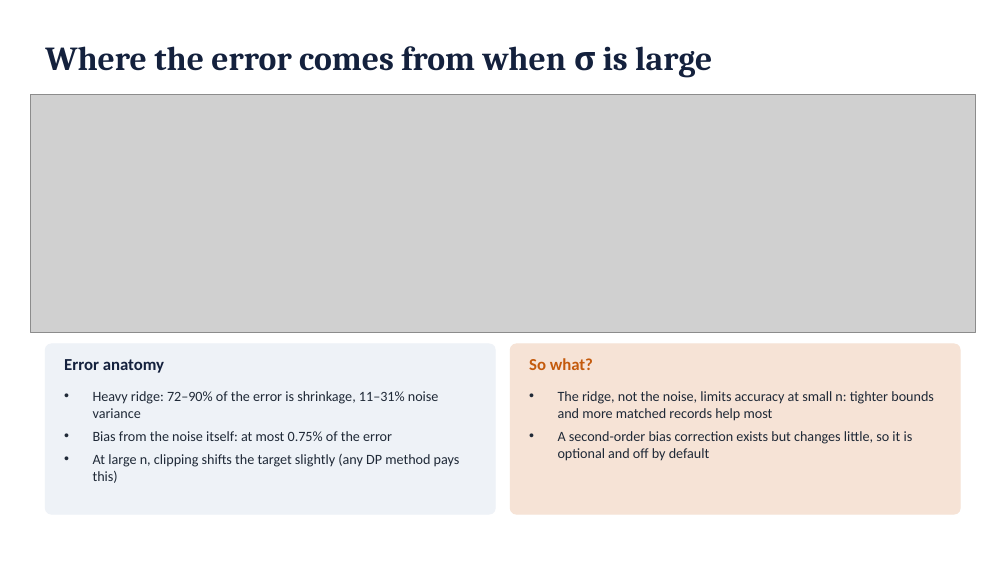
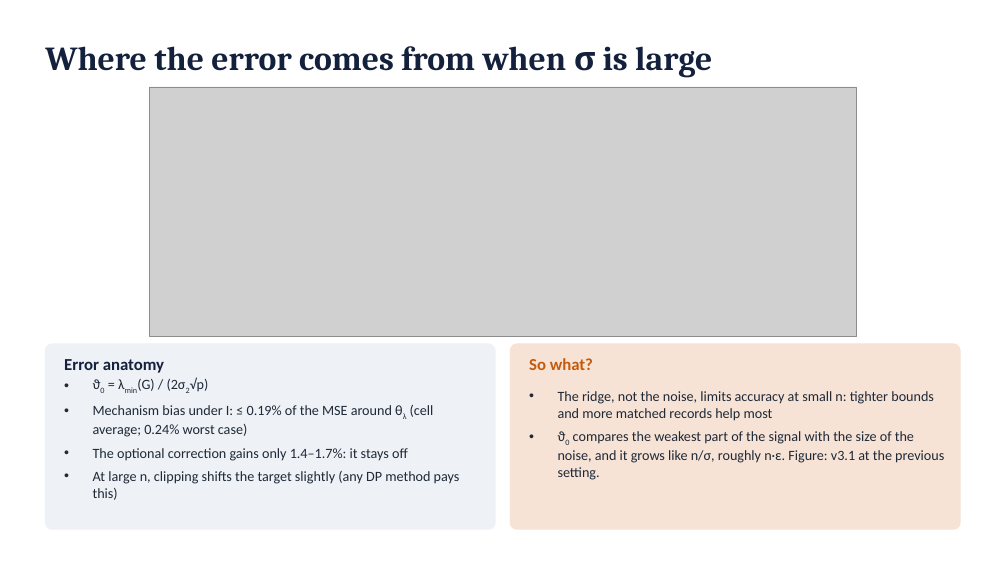
Before and after one commit to shukabh/VerticalFederatedRegression, a slide deck: slide 44 of slides/vfl_intro_deck.pptx (slide 38 before the commit). Drawn at 1008x567 pixels with LibreOffice and Linux fonts; fonts in the diff are those of the drawing; grey boxes stand for pictures. Boxes give left, top, right and bottom in pixels: in the first picture for what was removed or moved away, otherwise in the second. Text is boxed around its words. In the diff, an @@ line names an element or a change of style, - is before the commit and + after.

```diff
--- a/slides/vfl_intro_deck.pptx
+++ b/slides/vfl_intro_deck.pptx
@@ picture: place and size @@
-picture at (30, 95, 975, 332)
+picture at (149, 87, 856, 337)
@@ rounded rectangle: place and size @@
-rounded rectangle at (45, 344, 495, 514)
+rounded rectangle at (45, 344, 495, 529)
@@ text "ϑ0 = λmin(G) / (2σ2√p)": place and size @@
-text "ϑ0 = λmin(G) / (2σ2√p)" at (93, 391, 460, 483)
+text "ϑ0 = λmin(G) / (2σ2√p)" at (93, 377, 460, 500)
@@ rounded rectangle: place and size @@
-rounded rectangle at (510, 344, 960, 514)
+rounded rectangle at (510, 344, 960, 529)
@@ text at (93, 377, 434, 461): text changed @@
-• Heavy ridge: 72–90% of the error is shrinkage, 11–31% noise variance
-• Bias from the noise itself: at most 0.75% of the error
+• ϑ0 = λmin(G) / (2σ2√p)
+• Mechanism bias under I: ≤ 0.19% of the MSE around θλ (cell average; 0.24% worst case)
+• The optional correction gains only 1.4–1.7%: it stays off
@@ text at (558, 431, 944, 480): text changed @@
-• A second-order bias correction exists but changes little, so it is optional and off by default
+• ϑ0 compares the weakest part of the signal with the size of the noise, and it grows like n/σ, roughly n·ε. Figure: v3.1 at the previous setting.
```
Also in this commit, not shown: 24 other slides changed, 12 slides added, 5 slides removed, 1 other file.
